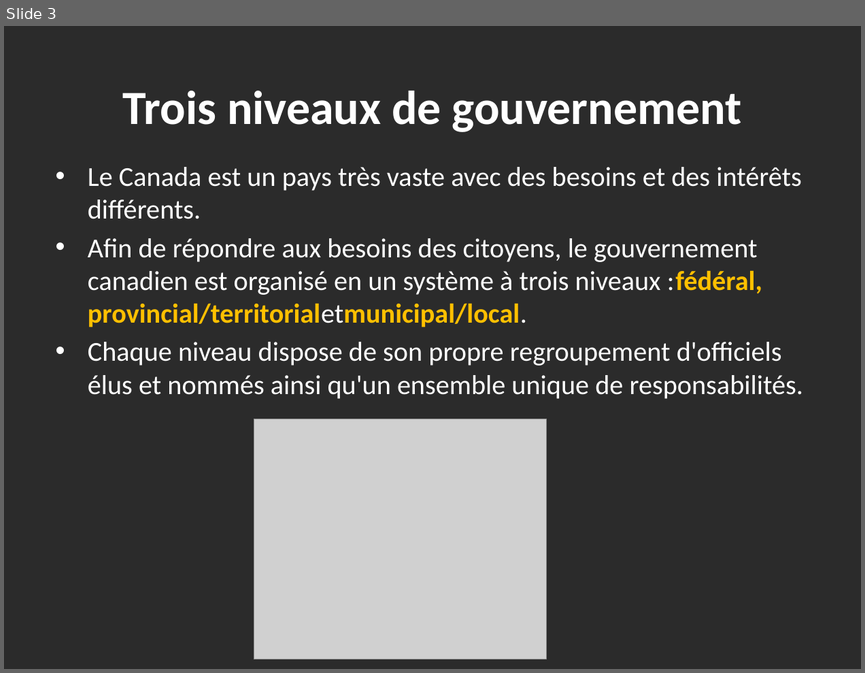
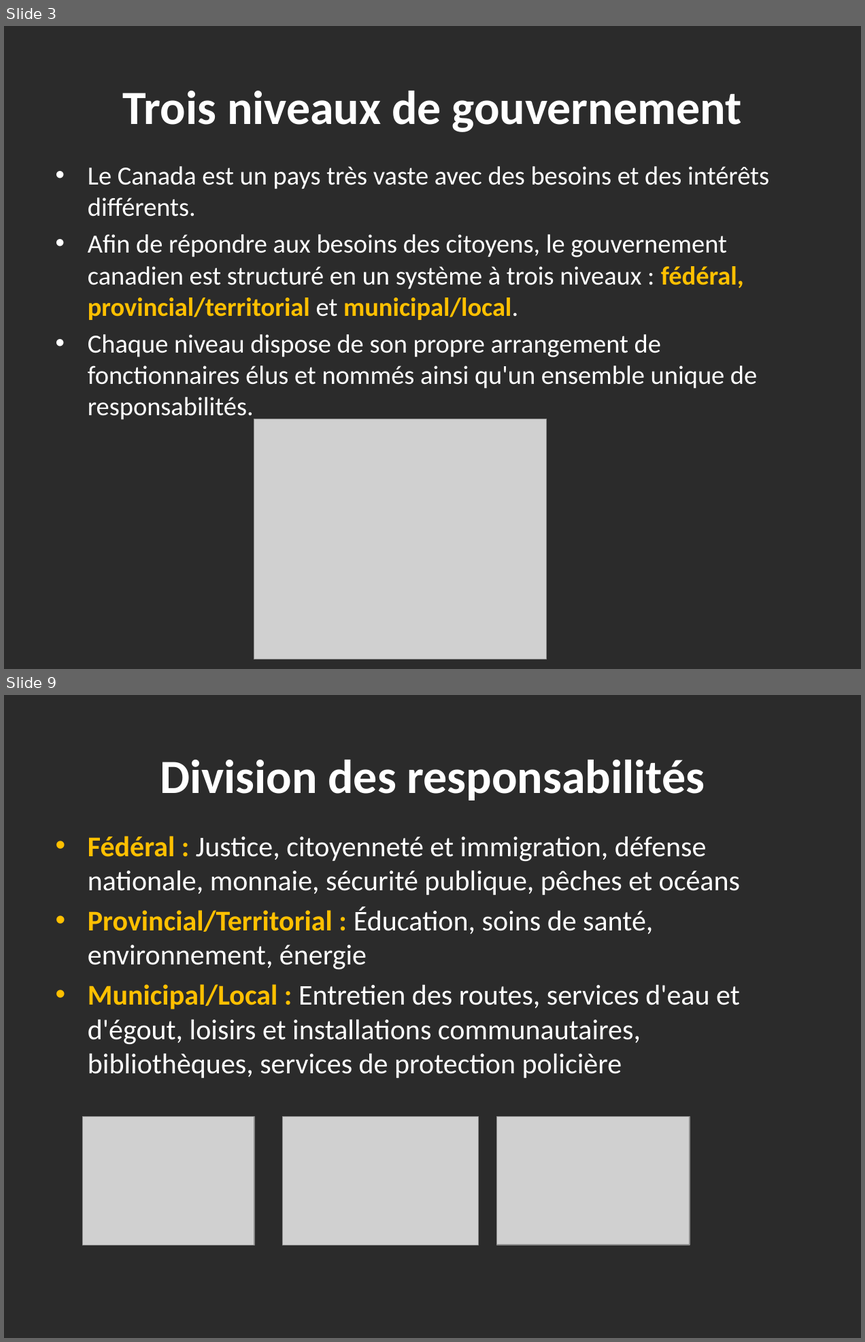
Before and after one commit to haomengqi00709/TranslationAPP, a slide deck: Output_ppt/PPT-3-Government-in-Canada1 (1)_fr_new_layout.pptx. Shown one above the other, each under a label of ours: slide 3 before the commit, slides 3 and 9 after it; the slides between them are not shown. The pictures are 865x673 and 865x1342 pixels, drawn with LibreOffice and Linux fonts; fonts in the diff are those of the drawing; grey boxes stand for pictures; background and template pictures are left out; a plain dark background stands for a picture behind light text. Boxes give left, top, right and bottom in pixels: in the first picture for what was removed or moved away, otherwise in the second. Text is boxed around its words. In the diff, an @@ line names an element or a change of style, - is before the commit and + after.

```diff
--- a/Output_ppt/PPT-3-Government-in-Canada1 (1)_fr_new_layout.pptx
+++ b/Output_ppt/PPT-3-Government-in-Canada1 (1)_fr_new_layout.pptx
@@ slide 9 added at [4,695,861,1338], background picture (left out) @@
@@ title added at [160,760,704,800], 40 pt, text #FFFFFF, bold @@
+Division des responsabilités
@@ text added at [88,836,740,1078], 24 pt, text #FFFFFF @@
+• Fédéral : Justice, citoyenneté et immigration, défense nationale, monnaie, sécurité publique, pêches et océans
+• Provincial/Territorial : Éducation, soins de santé, environnement, énergie
+• Municipal/Local : Entretien des routes, services d'eau et d'égout, loisirs et installations communautaires, bibliothèques, services de protection policière
@@ picture added at [83,1117,255,1245] @@
@@ picture added at [283,1117,478,1245] @@
@@ picture added at [496,1117,689,1245] @@
@@ slide 3 changed as well @@
@@ text at [88,166,769,216]: size 23 to 22 pt in "Le Canada est un pays très vaste ..." @@
@@ text at [88,234,757,420]: text changed; size 23 to 22 pt @@
-• Afin de répondre aux besoins des citoyens, le gouvernement canadien est organisé en un système à trois niveaux :fédéral, provincial/territorialetmunicipal/local.
-• Chaque niveau dispose de son propre regroupement d'officiels élus et nommés ainsi qu'un ensemble unique de responsabilités.
+• Afin de répondre aux besoins des citoyens, le gouvernement canadien est structuré en un système à trois niveaux : fédéral, provincial/territorial et municipal/local.
+• Chaque niveau dispose de son propre arrangement de fonctionnaires élus et nommés ainsi qu'un ensemble unique de responsabilités.
```
Also in this commit, not shown: 2 other slides changed, 6 other slides added, 21 other files.
